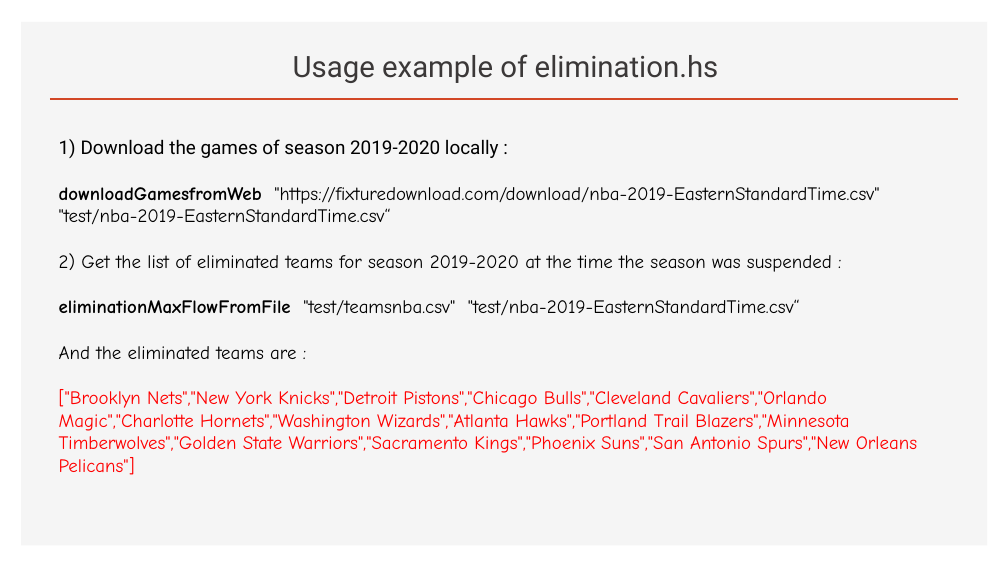
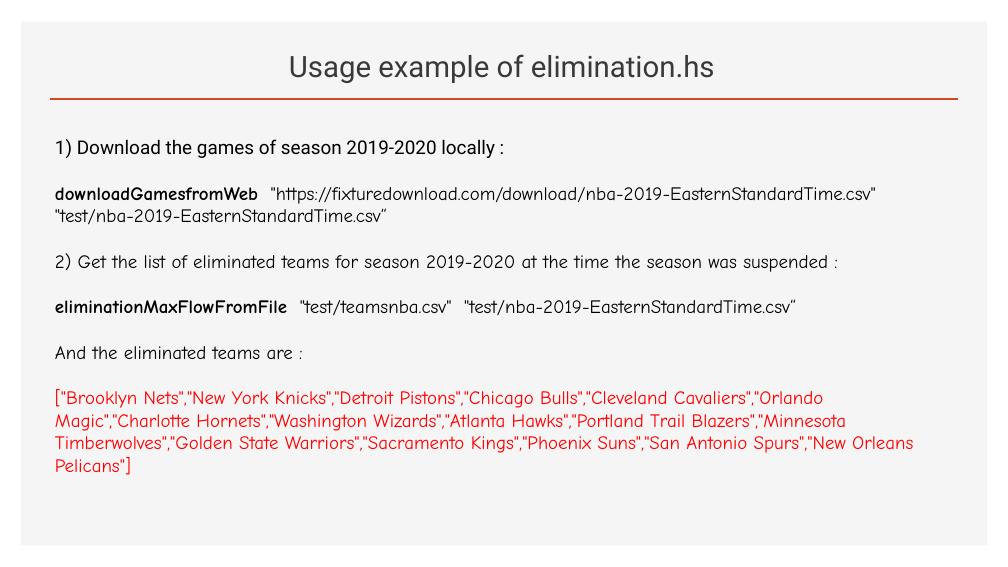
Before and after one commit to Pomona-College-CS181-SP2020/NBAelimination, a slide deck: slide 11 of Basketball-Elimination_problem.pptx. Drawn at 1008x567 pixels with LibreOffice and Linux fonts; fonts in the diff are those of the drawing. Boxes give left, top, right and bottom in pixels: in the first picture for what was removed or moved away, otherwise in the second. Text is boxed around its words. In the diff, an @@ line names an element or a change of style, - is before the commit and + after.

```diff
--- a/Basketball-Elimination_problem.pptx
+++ b/Basketball-Elimination_problem.pptx
@@ title "Usage example of elimination.hs": place and size @@
-title "Usage example of elimination.hs" at bbox=[293, 54, 719, 83]
+title "Usage example of elimination.hs" at bbox=[289, 54, 715, 83]
@@ text "1) Download the games of ...": place and size @@
-text "1) Download the games of ..." at bbox=[59, 139, 917, 475]
+text "1) Download the games of ..." at bbox=[55, 139, 913, 475]
```
Also in this commit, not shown: 11 other slides changed.
